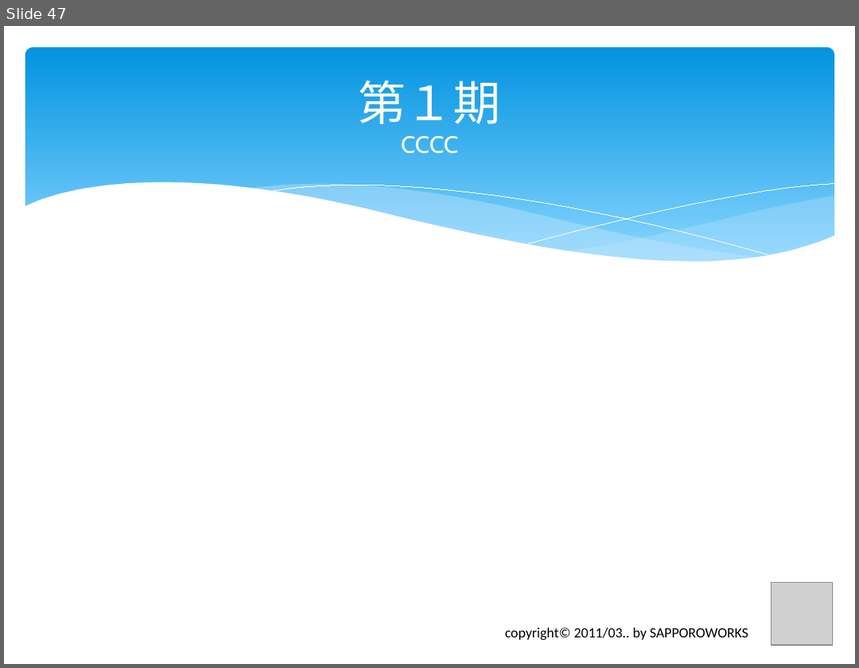
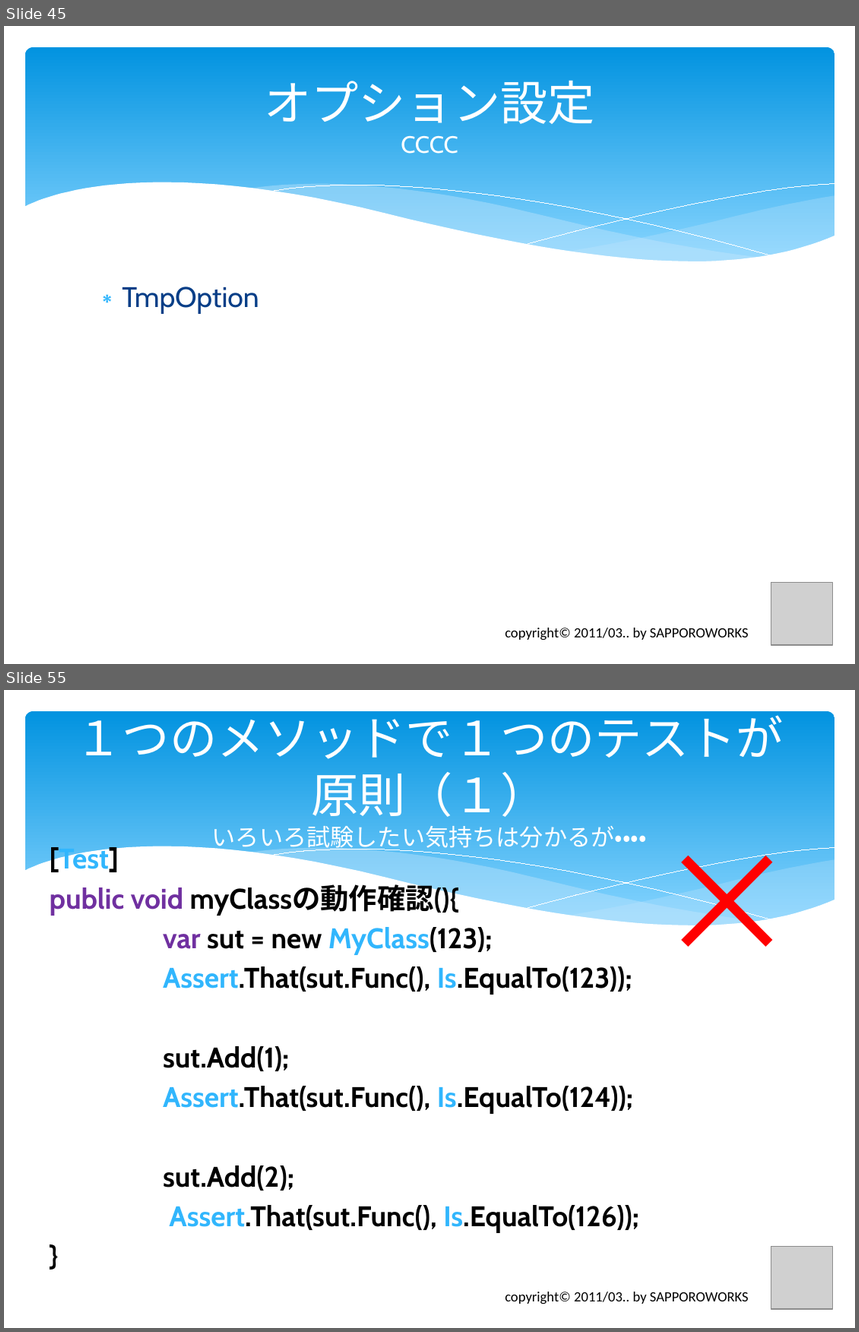
Before and after one commit to furuya02/clrh78, a slide deck: C# から Java へのプログラム移植で体験したTDDの効果は？.pptx. Shown one above the other, each under a label of ours: slide 47 before the commit, slides 45 and 55 after it; the slides between them are not shown. The pictures are 859x668 and 859x1332 pixels, drawn with LibreOffice and Linux fonts; fonts in the diff are those of the drawing; grey boxes stand for pictures. Boxes give left, top, right and bottom in pixels: in the first picture for what was removed or moved away, otherwise in the second. Text is boxed around its words. In the diff, an @@ line names an element or a change of style, - is before the commit and + after.

```diff
--- a/C# から Java へのプログラム移植で体験したTDDの効果は？.pptx
+++ b/C# から Java へのプログラム移植で体験したTDDの効果は？.pptx
@@ slide 55 added at [4,690,855,1328], background #FFFFFF; not listed: 6 template elements that a slide beside it also shows @@
@@ title added at [212,772,647,852], 20 pt, text #FFFFFF @@
+１つのメソッドで１つのテストが原則（１）
+いろいろ試験したい気持ちは分かるが・・・・
@@ text added at [648,809,829,989], 120 pt, text #FF0000 @@
+×
@@ text added at [50,845,639,1233], 24 pt, text #000000, bold @@
+[Test]
+public void myClassの動作確認(){
+var sut = new MyClass(123);
+Assert.That(sut.Func(), Is.EqualTo(123));
+sut.Add(1);
+Assert.That(sut.Func(), Is.EqualTo(124));
+sut.Add(2);
+Assert.That(sut.Func(), Is.EqualTo(126));
+}
@@ picture added at [772,1246,833,1309] @@
@@ text added at [505,1292,749,1305], 12 pt, text #000000 @@
+copyright© 2011/03.. by SAPPOROWORKS
@@ what was slide 47 is now slide 45 @@
@@ slide 45 changed as well @@
@@ title at [264,80,595,154]: text changed; size 20 to 40 pt @@
-第１期
-CCCC
+オプション設定
+CCCC
@@ text added at [122,287,259,314], 24 pt, text #073E87 @@
+∗ TmpOption
```
Also in this commit, not shown: 11 other slides changed, 22 other slides added.
